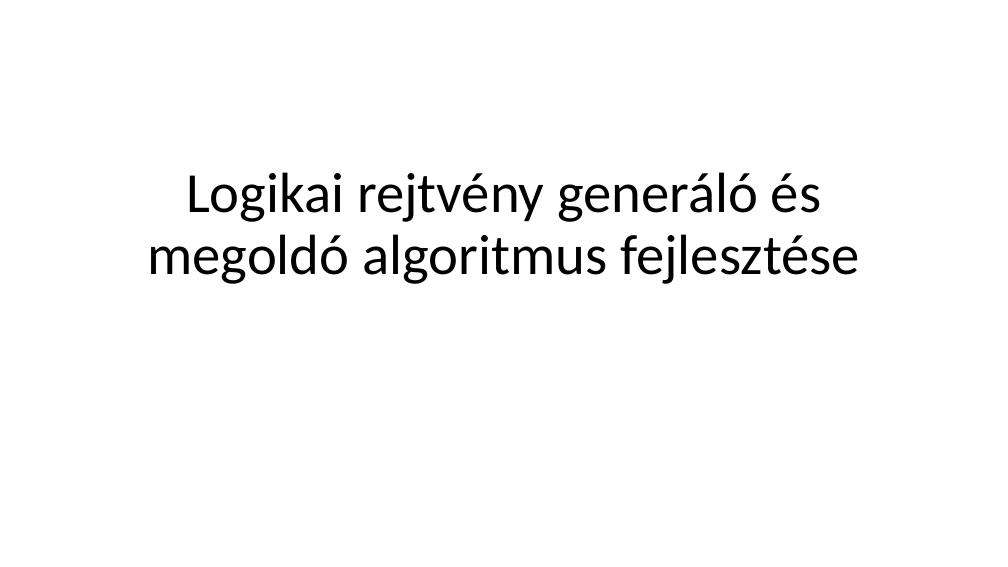
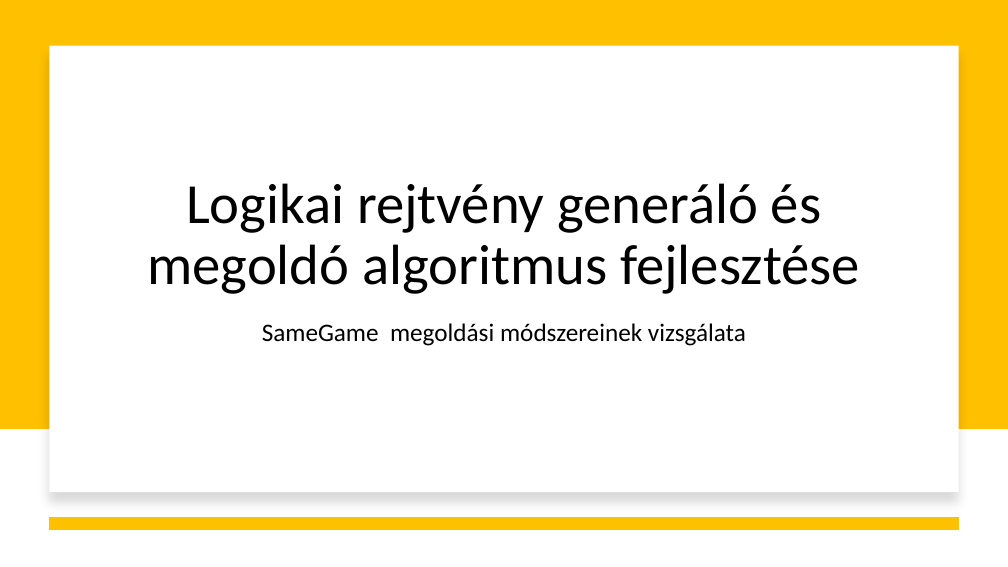
Before and after one commit to DrCash-KMark/uniBscProject, a slide deck: slide 1 of Documents/Bemutató.pptx. Drawn at 1008x567 pixels with LibreOffice and Linux fonts; fonts in the diff are those of the drawing. Boxes give left, top, right and bottom in pixels: in the first picture for what was removed or moved away, otherwise in the second. Text is boxed around its words. In the diff, an @@ line names an element or a change of style, - is before the commit and + after.

```diff
--- a/Documents/Bemutató.pptx
+++ b/Documents/Bemutató.pptx
@@ rectangle added at box(0, 0, 1008, 429), fill #FFC000 @@
@@ rectangle added at box(49, 45, 959, 492), fill #FFFFFF @@
@@ title "Logikai rejtvény generáló és megoldó ...": place and size @@
-title "Logikai rejtvény generáló és megoldó ..." at box(147, 172, 860, 284)
+title "Logikai rejtvény generáló és megoldó ..." at box(147, 183, 860, 294)
@@ subtitle added at box(262, 323, 746, 346), 24 pt, text #000000 @@
+SameGame megoldási módszereinek vizsgálata
@@ line added from (959, 523) to (49, 523), #FFC000 12 pt @@
```
Also in this commit, not shown: 4 other slides changed, 3 slides added, 2 slides removed, 7 other files.
